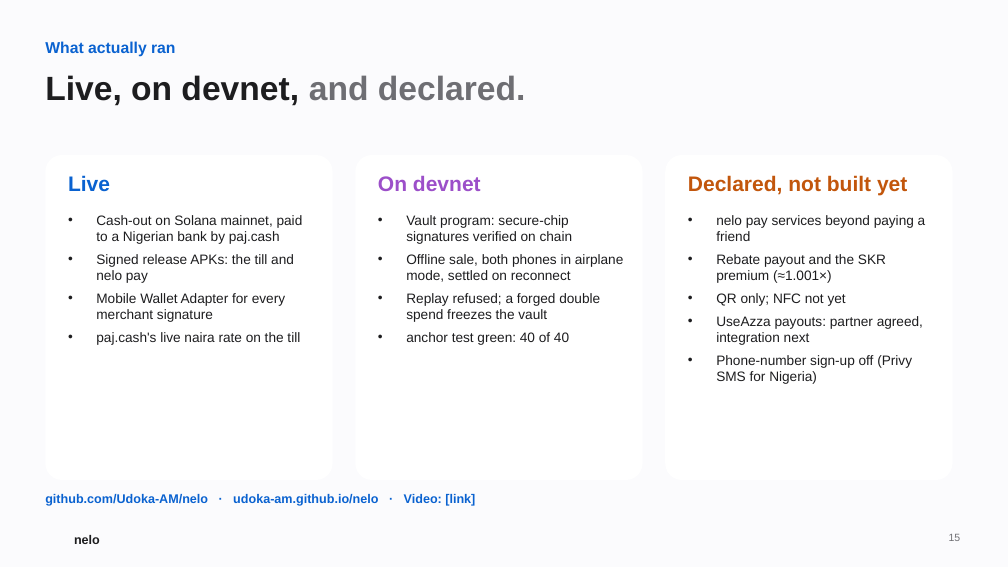
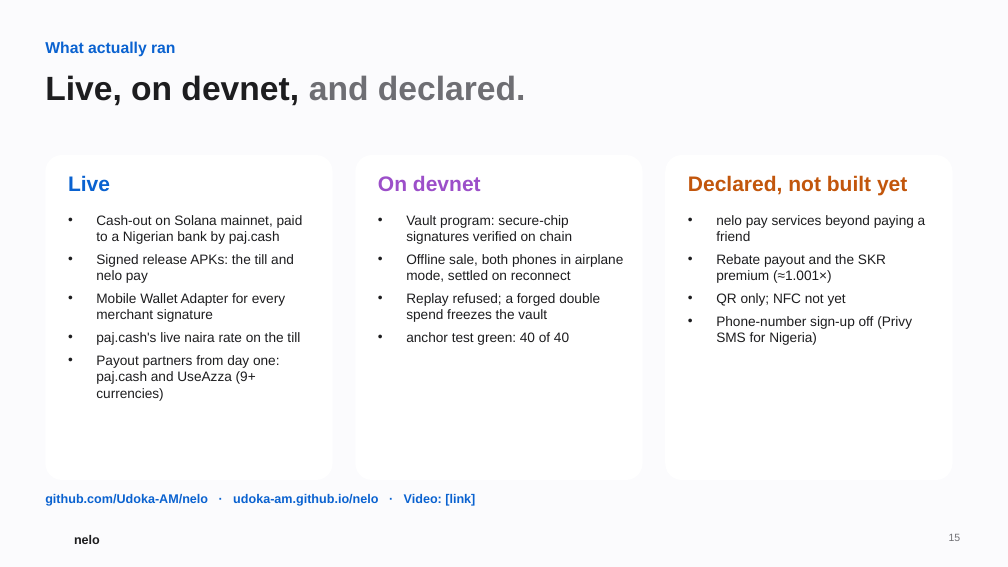
Before and after one commit to Udoka-AM/nelo, a slide deck: slide 15 of docs/deck/nelo-deck.pptx. Drawn at 1008x567 pixels with LibreOffice and Linux fonts; fonts in the diff are those of the drawing; background and template pictures are left out. Boxes give left, top, right and bottom in pixels: in the first picture for what was removed or moved away, otherwise in the second. Text is boxed around its words. In the diff, an @@ line names an element or a change of style, - is before the commit and + after.

Commit message:
Deck: UseAzza is a payout partner live from day one, Nigeria first
UseAzza moves from 'declared' to 'Live' on 'What actually ran', next to
paj.cash. The market, roadmap and dependency lines say Nigeria first, then
the 9+ currencies UseAzza pays out in, and the video script says the same.

```diff
--- a/docs/deck/nelo-deck.pptx
+++ b/docs/deck/nelo-deck.pptx
@@ text at [716, 316, 923, 345]: paragraph removed @@
-• UseAzza payouts: partner agreed, integration next
@@ text at [96, 355, 280, 401]: paragraph added @@
+• Payout partners from day one: paj.cash and UseAzza (9+ currencies)
```
Also in this commit, not shown: 2 other slides changed, 1 other file.
